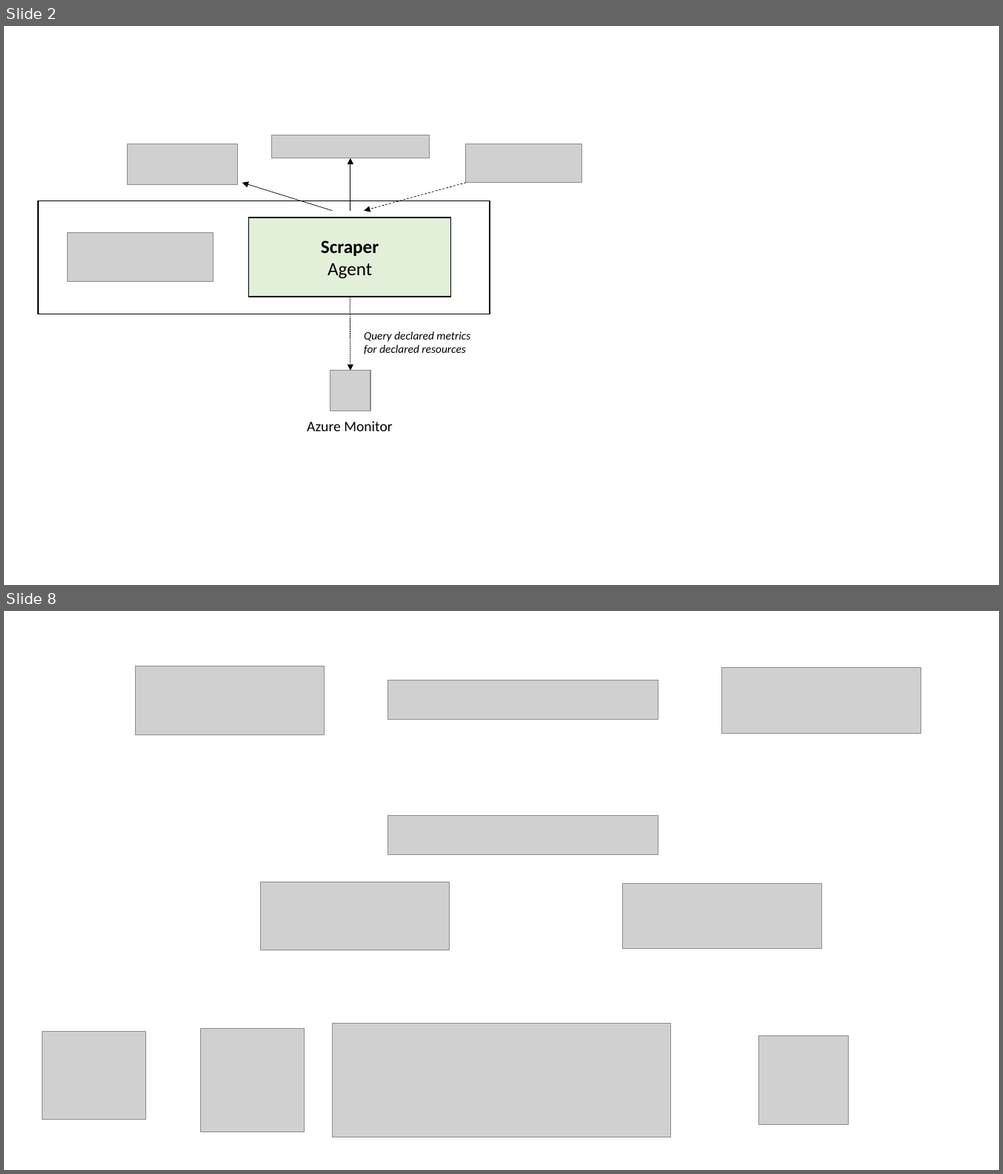
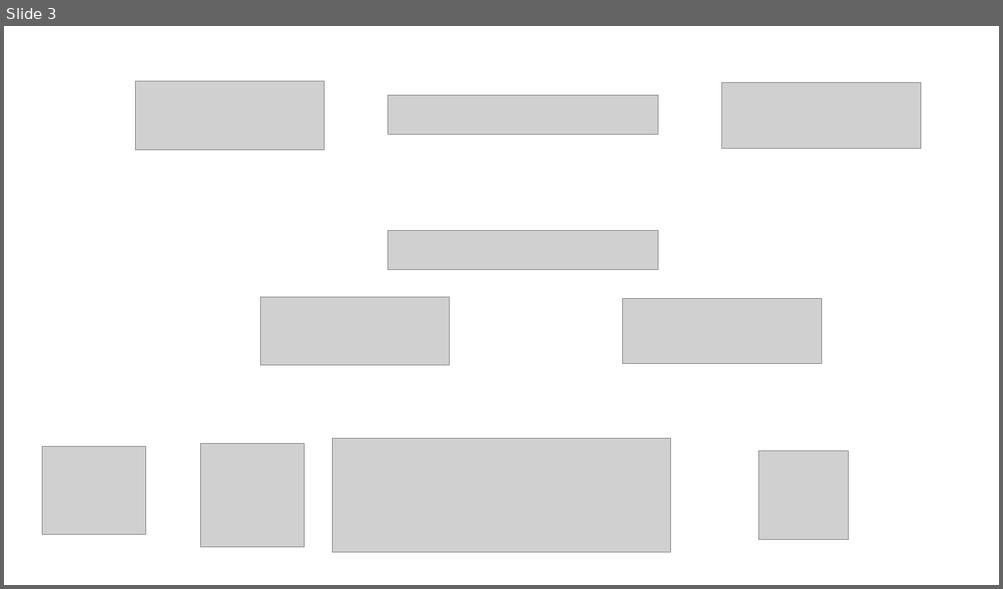
Before and after one commit to tomkerkhove/promitor, a slide deck: media/schematics/schematics.pptx. Shown one above the other, each under a label of ours: slides 2 and 8 before the commit, slide 3 after it; the slides between them are not shown. The pictures are 1003x1174 and 1003x589 pixels, drawn with LibreOffice and Linux fonts; fonts in the diff are those of the drawing; grey boxes stand for pictures. Boxes give left, top, right and bottom in pixels: in the first picture for what was removed or moved away, otherwise in the second. Text is boxed around its words. In the diff, an @@ line names an element or a change of style, - is before the commit and + after.

```diff
--- a/media/schematics/schematics.pptx
+++ b/media/schematics/schematics.pptx
@@ slide 2 removed at [4, 26, 999, 585], background #FFFFFF @@
@@ picture removed at [271, 136, 430, 158] @@
@@ picture removed at [127, 144, 238, 185] @@
@@ arrow removed from (350, 211) to (350, 158) @@
@@ picture removed at [466, 144, 582, 183] @@
@@ rectangle removed at [38, 201, 489, 315] @@
@@ arrow removed from (333, 211) to (242, 183) @@
@@ arrow removed from (466, 183) to (364, 211) @@
@@ rectangle removed at [249, 218, 451, 297] @@
-Scraper
-Agent
@@ picture removed at [68, 232, 213, 282] @@
@@ arrow removed from (350, 297) to (350, 371) @@
@@ text removed at [364, 332, 470, 355] @@
-Query declared metrics
-for declared resources
@@ picture removed at [330, 371, 370, 411] @@
@@ text removed at [307, 421, 392, 432] @@
-Azure Monitor
@@ what was slide 8 is now slide 3 @@
```
Also in this commit, not shown: 2 slides changed, 4 other slides removed, 2 other files.
